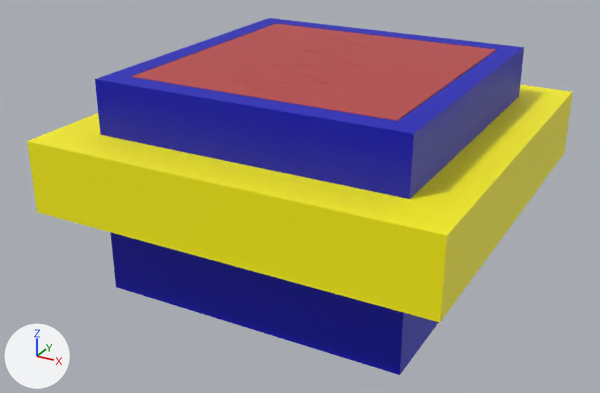
The FBX model Assets/03_Models/Platforms/BM_Platform_Obstacle02_001.fbx as it was, and as the next commit left it.
Before and after are seen from a 50 mm camera at (2.35, -4.59, 1.33) aimed at (-0.09, -0.15, -0.89). The axes (+X, +Y, +Z) are drawn at lower left. The lights are the same throughout. Where no turn or scale is listed for an object, it has been applied to the vertices.

In view in the first picture: 'BM_Platform_Obstacle02_001', 'BM_Platform_Obstacle02_DoorL_001', 'BM_Platform_Obstacle02_DoorR_001', 'BM_Platform_Obstacle02_Emissive_001'.
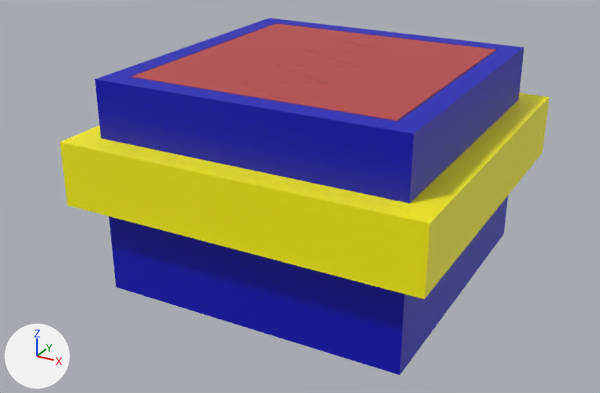
Location of each change, [x1, y1, x2, y2] in pixels of the pictures (600 x 393 px):
'BM_Platform_Obstacle02_Emissive_001', reshaped (10% narrower, 13% shorter): before [27, 85, 573, 322]; after [60, 93, 549, 299]

The change, as a diff of the scene's bpy script:
```diff
--- a/Assets/03_Models/Platforms/BM_Platform_Obstacle02_001.fbx.py
+++ b/Assets/03_Models/Platforms/BM_Platform_Obstacle02_001.fbx.py
@@ me_mesh_001 @@
 me_mesh_001.from_pydata(...)  # 16 vertices, 12 faces; spans x -1.3..1.3, y -1.3..1.3, z -0.23..0.23
 # used by ob_bm_platform_obstacle02_emissive_001; location = (0.0, 0.0, -0.575)
-me_mesh_001.vertices[0].co = (-1.3, -1.3, -0.23)  # pixel (36, 212)
-me_mesh_001.vertices[1].co = (1.3, -1.3, -0.23)  # pixel (440, 322)
-me_mesh_001.vertices[2].co = (-1.3, -1.3, 0.23)  # pixel (27, 141)
-me_mesh_001.vertices[3].co = (1.3, -1.3, 0.23)  # pixel (447, 235)
-me_mesh_001.vertices[4].co = (-1.3, 1.3, 0.23)
-me_mesh_001.vertices[5].co = (1.3, 1.3, 0.23)  # pixel (572, 91)
-me_mesh_001.vertices[6].co = (-1.3, 1.3, -0.23)
-me_mesh_001.vertices[7].co = (1.3, 1.3, -0.23)  # pixel (564, 153)
-me_mesh_001.vertices[8].co = (-0.94, -0.94, 0.23)
-me_mesh_001.vertices[9].co = (0.94, -0.94, 0.23)
-me_mesh_001.vertices[10].co = (0.94, 0.94, 0.23)
-me_mesh_001.vertices[11].co = (-0.94, 0.94, 0.23)
-me_mesh_001.vertices[12].co = (-0.94, 0.94, -0.23)
-me_mesh_001.vertices[13].co = (0.94, 0.94, -0.23)
-me_mesh_001.vertices[14].co = (0.94, -0.94, -0.23)
-me_mesh_001.vertices[15].co = (-0.94, -0.94, -0.23)
+# me_mesh_001 part 1
+me_mesh_001.vertices[0].co = (-1.17, -1.17, -0.21)  # pixel (67, 205)
+me_mesh_001.vertices[1].co = (1.17, -1.17, -0.21)  # pixel (424, 299)
+me_mesh_001.vertices[2].co = (-1.17, -1.17, 0.21)  # pixel (59, 141)
+me_mesh_001.vertices[3].co = (1.17, -1.17, 0.21)  # pixel (429, 223)
+me_mesh_001.vertices[4].co = (-1.17, 1.17, 0.21)
+me_mesh_001.vertices[5].co = (1.17, 1.17, 0.21)  # pixel (549, 96)
+me_mesh_001.vertices[6].co = (-1.17, 1.17, -0.21)
+me_mesh_001.vertices[7].co = (1.17, 1.17, -0.21)  # pixel (542, 152)
+me_mesh_001.vertices[8].co = (-0.92, -0.92, 0.21)
+me_mesh_001.vertices[9].co = (0.92, -0.92, 0.21)
+me_mesh_001.vertices[10].co = (0.92, 0.92, 0.21)
+me_mesh_001.vertices[11].co = (-0.92, 0.92, 0.21)
+me_mesh_001.vertices[12].co = (-0.92, 0.92, -0.21)
+me_mesh_001.vertices[13].co = (0.92, 0.92, -0.21)
+me_mesh_001.vertices[14].co = (0.92, -0.92, -0.21)
+me_mesh_001.vertices[15].co = (-0.92, -0.92, -0.21)
 me_mesh_001.materials.append(mat_yellow)
```
